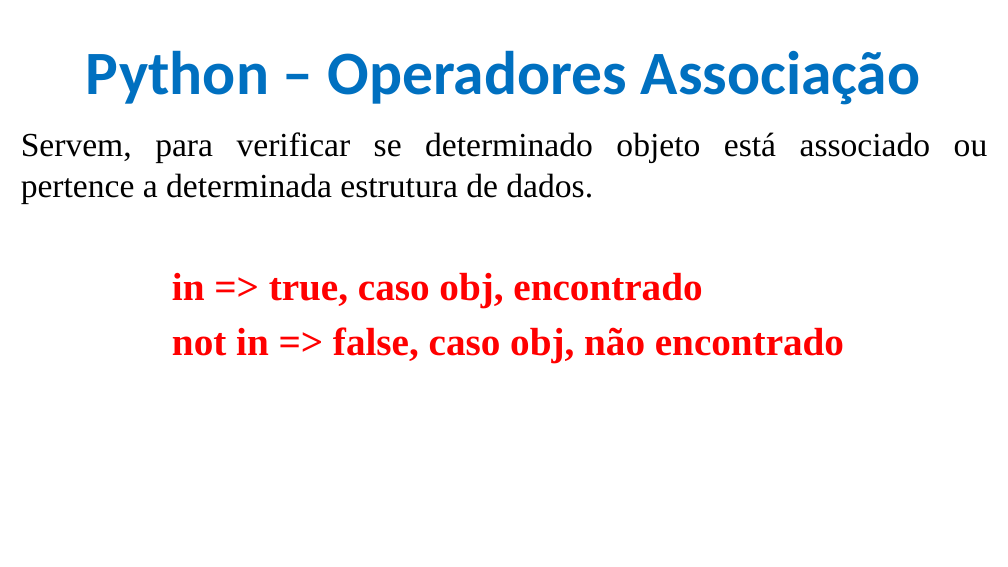
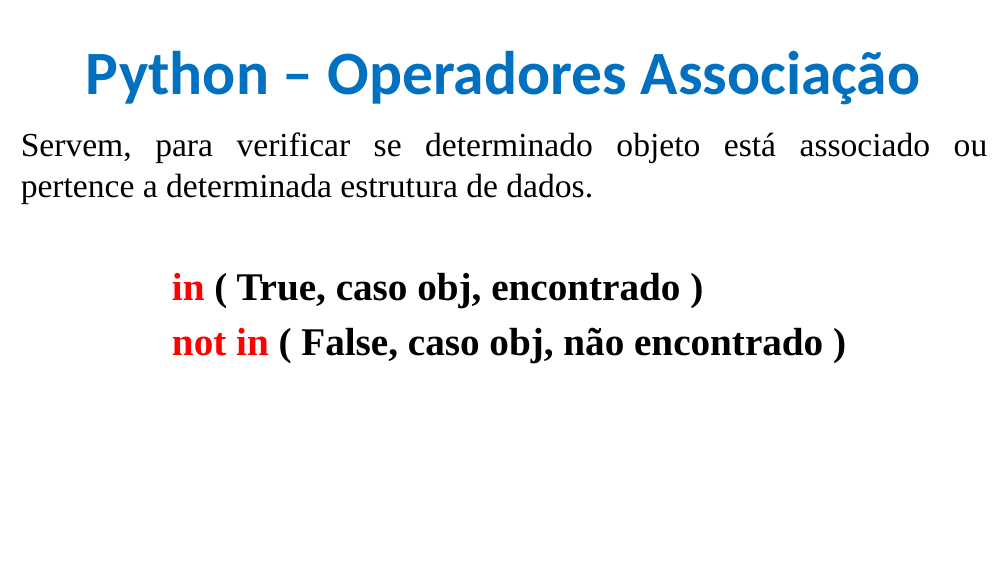
Before and after one commit to CloudEducationBrazil/WydenPythonParadigmas, a slide deck: slide 23 of 01 Classes/Aula 02 Programação Python - Variáveis e Expressões.pptx (slide 22 before the commit). Drawn at 1008x567 pixels with LibreOffice and Linux fonts; fonts in the diff are those of the drawing; background and template pictures are left out. Boxes give left, top, right and bottom in pixels: in the first picture for what was removed or moved away, otherwise in the second. Text is boxed around its words. In the diff, an @@ line names an element or a change of style, - is before the commit and + after.

Commit message:
PPTs Aulas 2 e 7 Python

```diff
--- a/01 Classes/Aula 02 Programação Python - Variáveis e Expressões.pptx
+++ b/01 Classes/Aula 02 Programação Python - Variáveis e Expressões.pptx
@@ text at box(172, 272, 823, 363): text changed; text colour #FF0000 to #000000 @@
-in => true, caso obj, encontrado
-not in => false, caso obj, não encontrado
+in ( True, caso obj, encontrado )
+not in ( False, caso obj, não encontrado )
```
Also in this commit, not shown: 7 other slides changed, 8 slides added, 1 other file.
